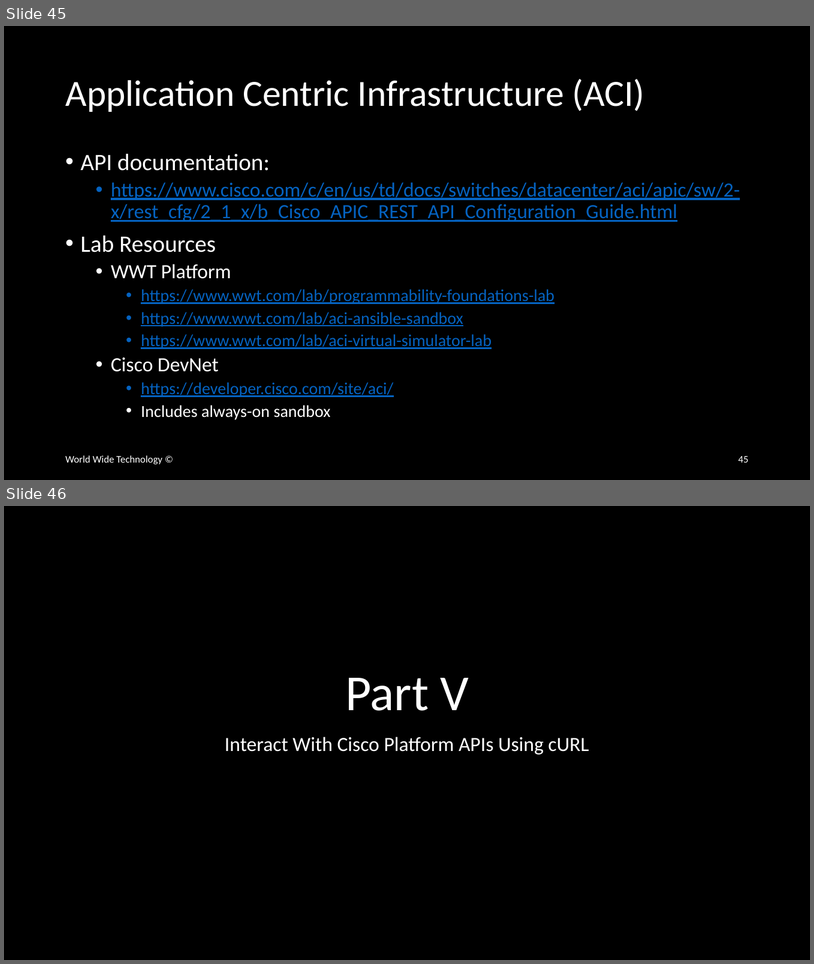
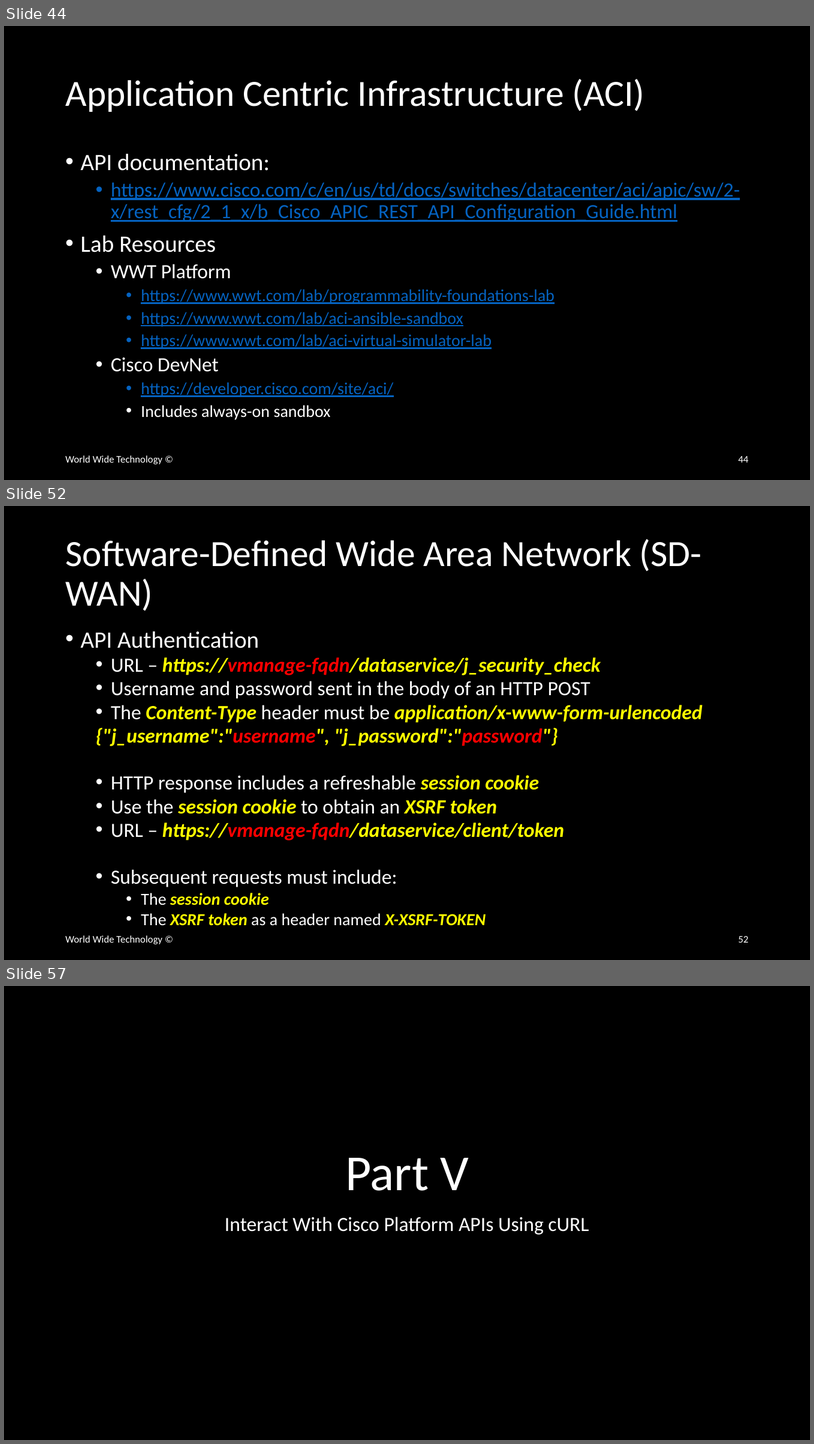
Before and after one commit to wwt/curl-requests-foundations, a slide deck: curl-requests-foundations.pptx. Shown one above the other, each under a label of ours: slides 45 and 46 before the commit, slides 44, 52 and 57 after it; the slides between them are not shown. The pictures are 814x964 and 814x1444 pixels, drawn with LibreOffice and Linux fonts; fonts in the diff are those of the drawing. Boxes give left, top, right and bottom in pixels: in the first picture for what was removed or moved away, otherwise in the second. Text is boxed around its words. In the diff, an @@ line names an element or a change of style, - is before the commit and + after.

```diff
--- a/curl-requests-foundations.pptx
+++ b/curl-requests-foundations.pptx
@@ slide 52 added at box(4, 506, 810, 960), background #000000 @@
@@ title added at box(65, 539, 702, 611), 44 pt, text #FFFFFF @@
+Software-Defined Wide Area Network (SD-WAN)
@@ text added at box(81, 631, 703, 925), 24 pt, text #FFFF00, bold, italic @@
+• API Authentication
+  • URL – https://vmanage-fqdn/dataservice/j_security_check
+  • Username and password sent in the body of an HTTP POST
+  • The Content-Type header must be application/x-www-form-urlencoded
+  {"j_username":"username", "j_password":"password"}
+  • HTTP response includes a refreshable session cookie
+  • Use the session cookie to obtain an XSRF token
+  • URL – https://vmanage-fqdn/dataservice/client/token
+  • Subsequent requests must include:
+    • The session cookie
+    • The XSRF token as a header named X-XSRF-TOKEN
@@ text added at box(65, 935, 162, 944), 12 pt, text #FFFFFF @@
+World Wide Technology ©
@@ page number added at box(738, 936, 749, 942), 12 pt, text #FFFFFF @@
+52
@@ what was slide 45 is now slide 44 @@
@@ page number at box(738, 456, 749, 462): text changed @@
-45
+44
@@ what was slide 46 is now slide 57 @@
```
Also in this commit, not shown: 2 slides changed, 11 other slides added, 1 slide removed.
